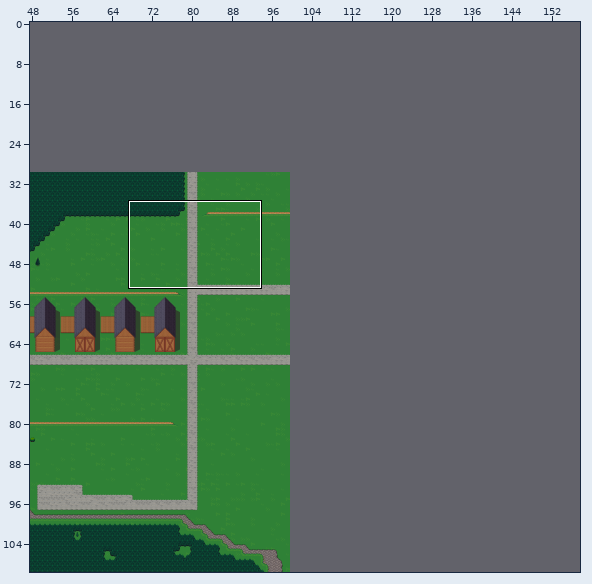
Tiled map: tiled/map-main.tmx. The picture above shows the old version from afar; the outline marks the close-up.
Close-up. Before:
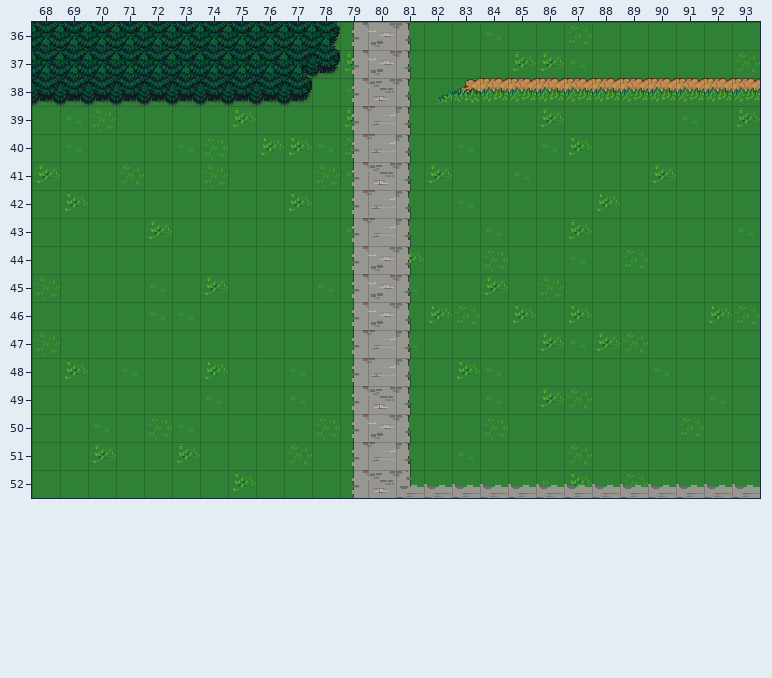
Cells are 32x32 px. Shown: x 68..93, y 36..52. The commit also changed other parts of the map, which this record leaves out. The old version is drawn lined up with the new one.
Now the later version:
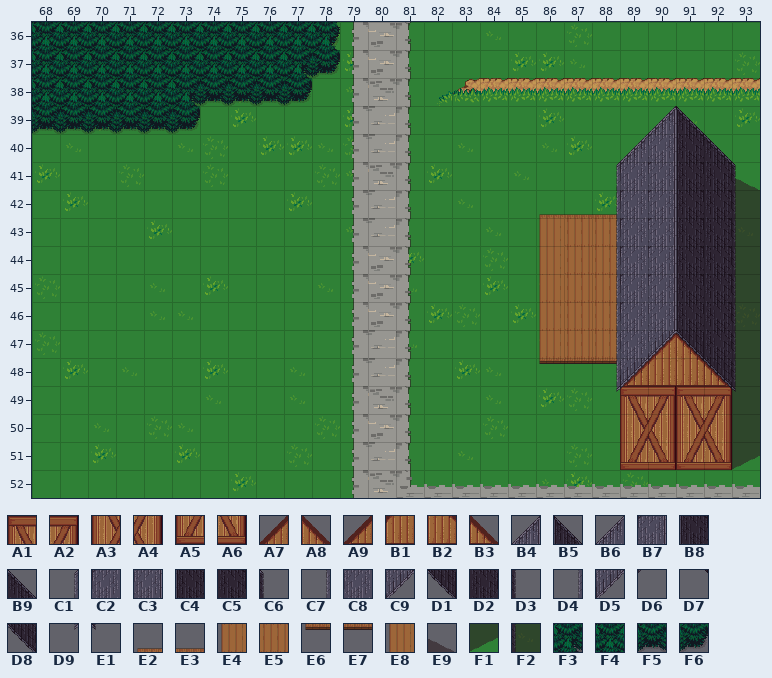
Key: from "LPC Barn": A1 120, A2 121, A3 152, A4 153, A5 184, A6 185, A7 349, A8 350, A9 380, B1 381, B2 382, B3 383, B4 526, B5 527, B6 557, B7 558, B8 559, B9 560, C1 588, C2 589, C3 590, C4 591, C5 592, C6 593, C7 620, C8 621, C9 622, D1 623, D2 624, D3 625, D4 652, D5 653, D6 654, D7 655, D8 656, D9 684, E1 689, E2 1408, E3 1409, E4 1440, E5 1441, E6 1472, E7 1473, E8 1475; from "LPC Shadows": E9 5, F1 10, F2 20; from "LPC Trees": F3 0, F4 35, F5 67, F6 68.
__ is an empty cell.
See-through tiles are keyed as they look on the map.
Edits made:
map size 100x80 -> 160x140 cells (old content now starts at 0,30; both pictures use the new coordinates)
Layer "Roads, Terrain":
y 38: x 68..73 F5 F5 F5 F5 F5 F5 -> F4 F4 F4 F4 F4 F3
y 39: x 68..73 __ __ __ __ __ __ -> F5 F5 F5 F5 F5 F6
Layer "Buildings":
y 41: x 93 __ -> E9
y 42: x 86..88 __ __ __ -> E2 E3 E3; x 93 __ -> F2
y 43..44: x 86..88 __ __ __ -> E8 E5 E5; x 93 __ -> F2
y 45..46: x 86..88 __ __ __ -> E4 E5 E5; x 93 __ -> F2
y 47: x 86..88 __ __ __ -> E4 E5 E5; x 90..91 __ __ -> A7 A8; x 93 __ -> F2
y 48: x 86..93 __ __ __ __ __ __ __ __ -> E6 E7 E7 A9 B1 B2 B3 F2
y 49: x 89..93 __ __ __ __ __ -> A1 A2 A1 A2 F2
y 50: x 89..93 __ __ __ __ __ -> A3 A4 A3 A4 F2
y 51: x 89..93 __ __ __ __ __ -> A5 A6 A5 A6 F1
Layer "Roofs":
y 39: x 90..91 __ __ -> B4 B5
y 40: x 89..92 __ __ __ __ -> B6 B7 B8 B9
y 41: x 88..93 __ __ __ __ __ __ -> C1 C2 B7 B8 C5 C6
y 42..45: x 88..93 __ __ __ __ __ __ -> C7 C2 B7 B8 C5 D3
y 46: x 88..93 __ __ __ __ __ __ -> C7 C2 C3 C4 C5 D3
y 47: x 88..93 __ __ __ __ __ __ -> C7 C8 C9 D1 D2 D3
y 48: x 88..93 __ __ __ __ __ __ -> D4 D5 D6 D7 D8 D3
y 49: x 88..89 __ __ -> D9 D6; x 92..93 __ __ -> D7 E1
Boxes around the changes in both close-ups, in picture pixels (x1, y1, x2, y2):
changed: (32, 78, 200, 134)
added: (539, 106, 760, 470)
